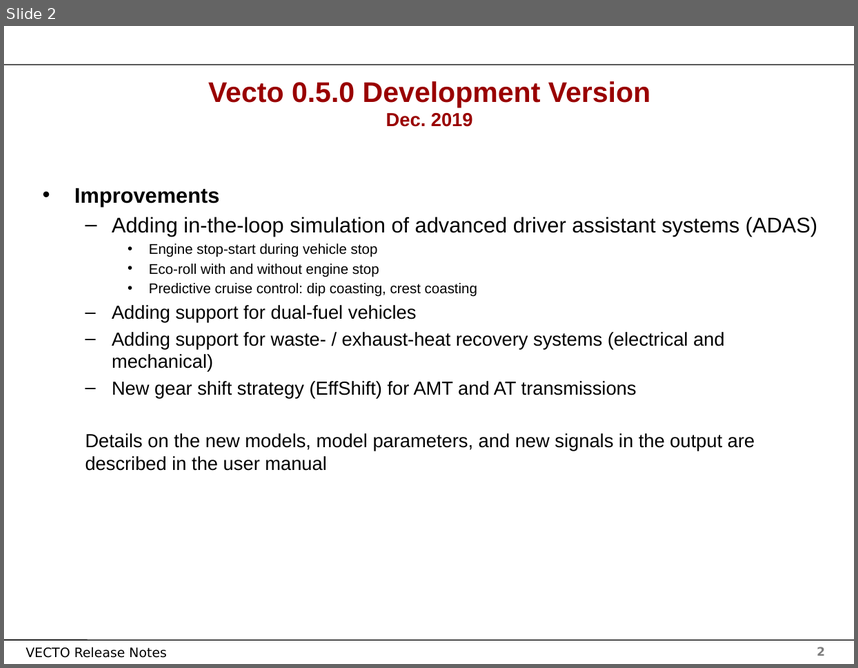
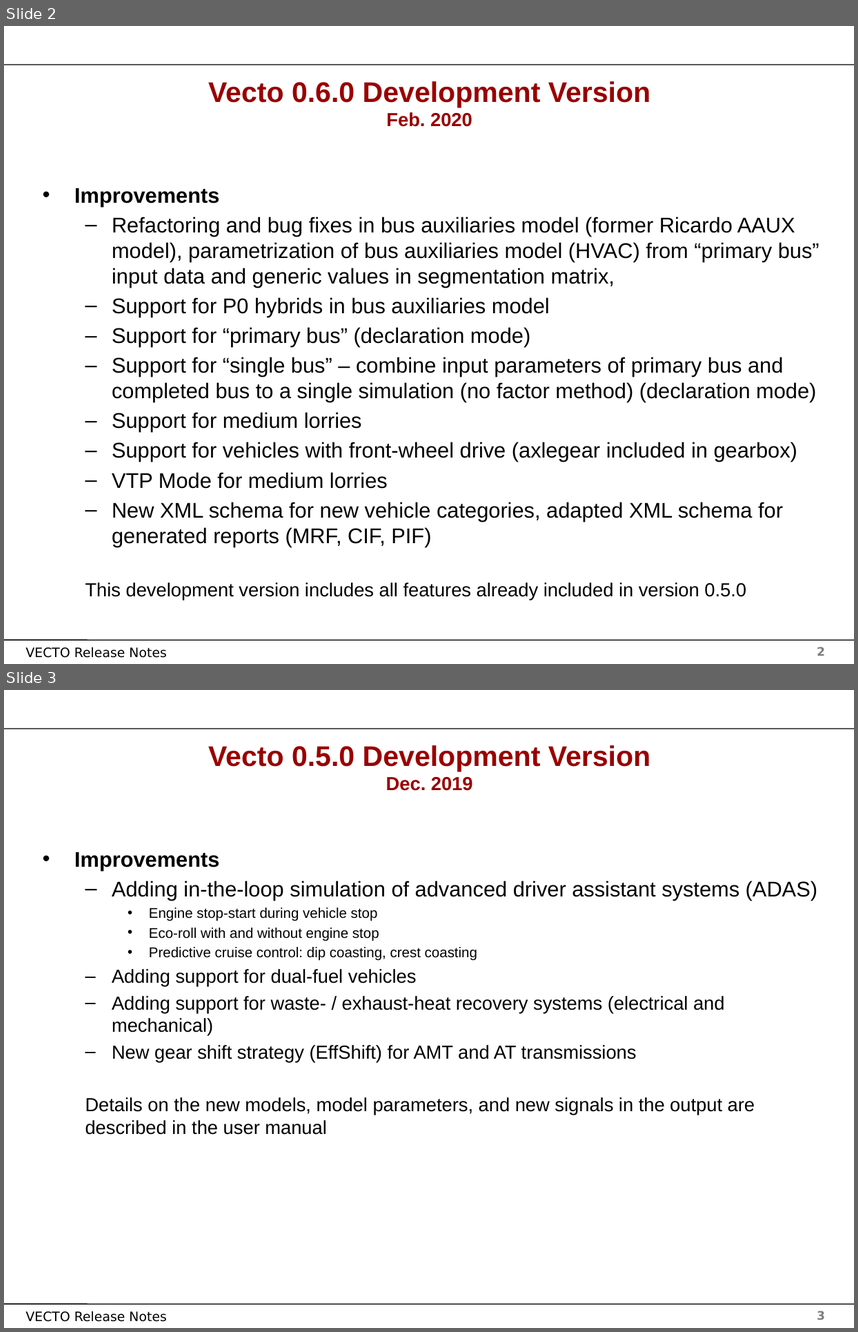
Before and after one commit to tanawadeatharva/BharatVECTO, a slide deck: Documentation/User Manual Source/Release Notes Vecto3.x.pptx. Shown one above the other, each under a label of ours: slide 2 before the commit, slides 2 and 3 after it. The pictures are 858x668 and 858x1332 pixels, drawn with LibreOffice and Linux fonts; fonts in the diff are those of the drawing; background and template pictures are left out. Boxes give left, top, right and bottom in pixels: in the first picture for what was removed or moved away, otherwise in the second. Text is boxed around its words. In the diff, an @@ line names an element or a change of style, - is before the commit and + after.

Commit message:
build new development release - distributed to OEMs

```diff
--- a/Documentation/User Manual Source/Release Notes Vecto3.x.pptx
+++ b/Documentation/User Manual Source/Release Notes Vecto3.x.pptx
@@ slide 2 added at box(4, 26, 854, 664), background #FFFFFF; not listed: 4 template elements that a slide beside it also shows @@
@@ title added at box(208, 81, 651, 127), 24 pt, text #990000, bold @@
+Vecto 0.6.0 Development Version
+Feb. 2020
@@ text added at box(74, 187, 820, 600), 18 pt, text #000000 @@
+• Improvements
+  – Refactoring and bug fixes in bus auxiliaries model (former Ricardo AAUX model), parametrization of bus auxiliaries model (HVAC) from “primary bus” input data and generic values in segmentation matrix,
+  – Support for P0 hybrids in bus auxiliaries model
+  – Support for “primary bus” (declaration mode)
+  – Support for “single bus” – combine input parameters of primary bus and completed bus to a single simulation (no factor method) (declaration mode)
+  – Support for medium lorries
+  – Support for vehicles with front-wheel drive (axlegear included in gearbox)
+  – VTP Mode for medium lorries
+  – New XML schema for new vehicle categories, adapted XML schema for generated reports (MRF, CIF, PIF)
+  This development version includes all features already included in version 0.5.0
@@ what was slide 2 is now slide 3 @@
@@ page number at box(817, 1310, 825, 1319): text changed @@
-2
+3
```
Also in this commit, not shown: 1 slide changed, 13 other files.
